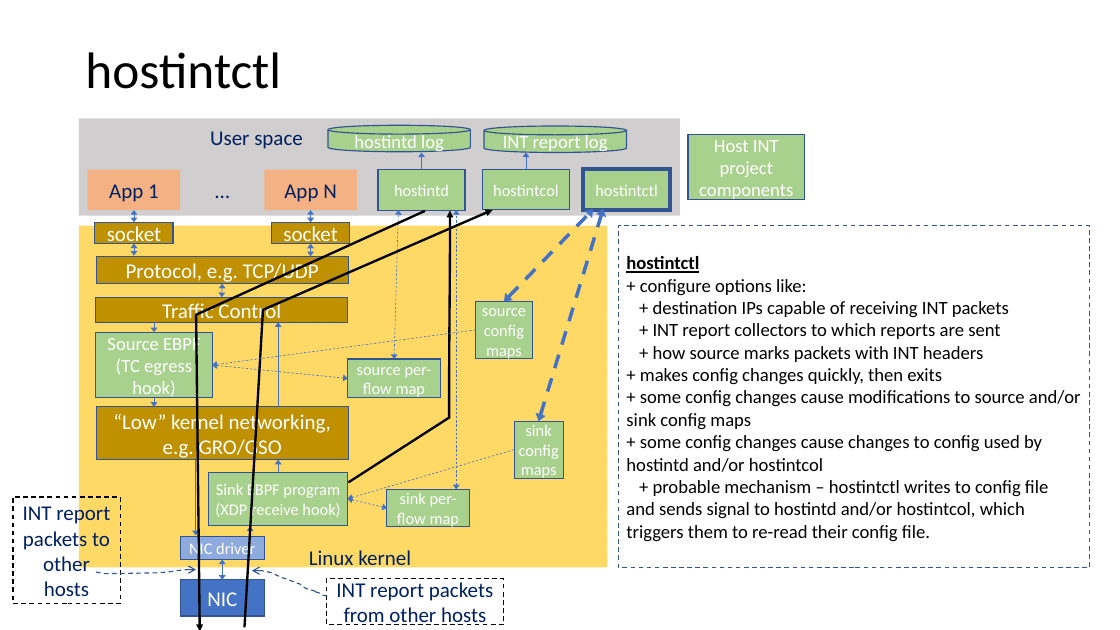
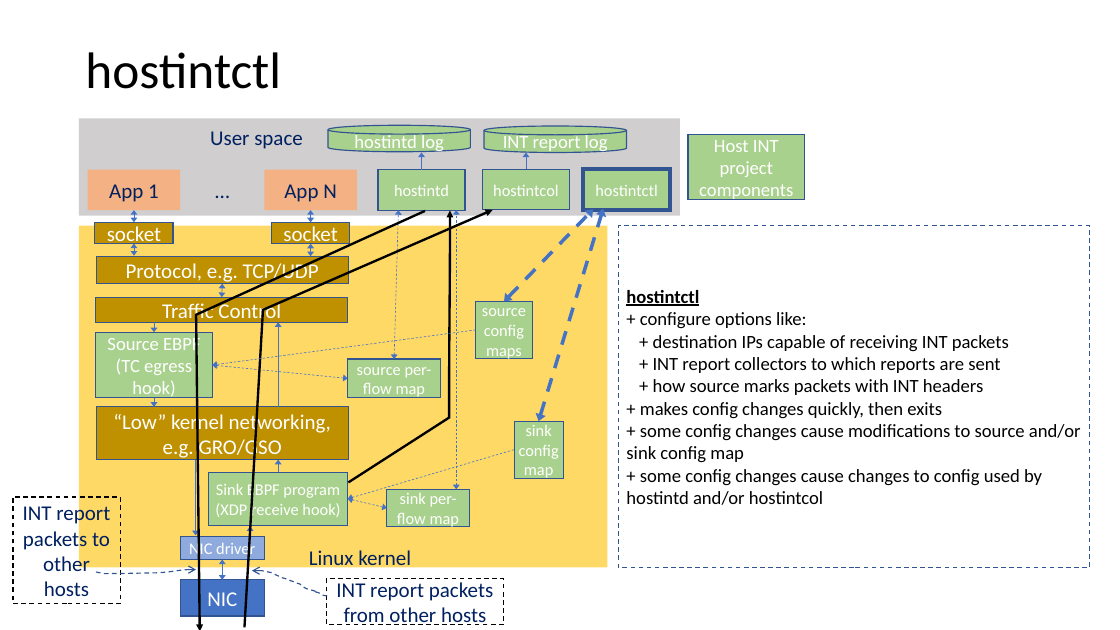
Before and after one commit to intel/host-int, a slide deck: slide 6 of docs/host-int-project.pptx. Drawn at 1120x630 pixels with LibreOffice and Linux fonts; fonts in the diff are those of the drawing. Boxes give left, top, right and bottom in pixels: in the first picture for what was removed or moved away, otherwise in the second. Text is boxed around its words. In the diff, an @@ line names an element or a change of style, - is before the commit and + after.

```diff
--- a/docs/host-int-project.pptx
+++ b/docs/host-int-project.pptx
@@ text in rectangle at [519,425,559,480]: text changed @@
-sink config maps
+sink config map
@@ text in rectangle at [626,424,1081,463]: text changed @@
-+ some config changes cause modifications to source and/or sink config maps
++ some config changes cause modifications to source and/or sink config map
@@ text in rectangle at [626,480,1048,542]: paragraph removed @@
-+ probable mechanism – hostintctl writes to config file and sends signal to hostintd and/or hostintcol, which triggers them to re-read their config file.
```
Also in this commit, not shown: 13 other slides changed, 30 other files.
